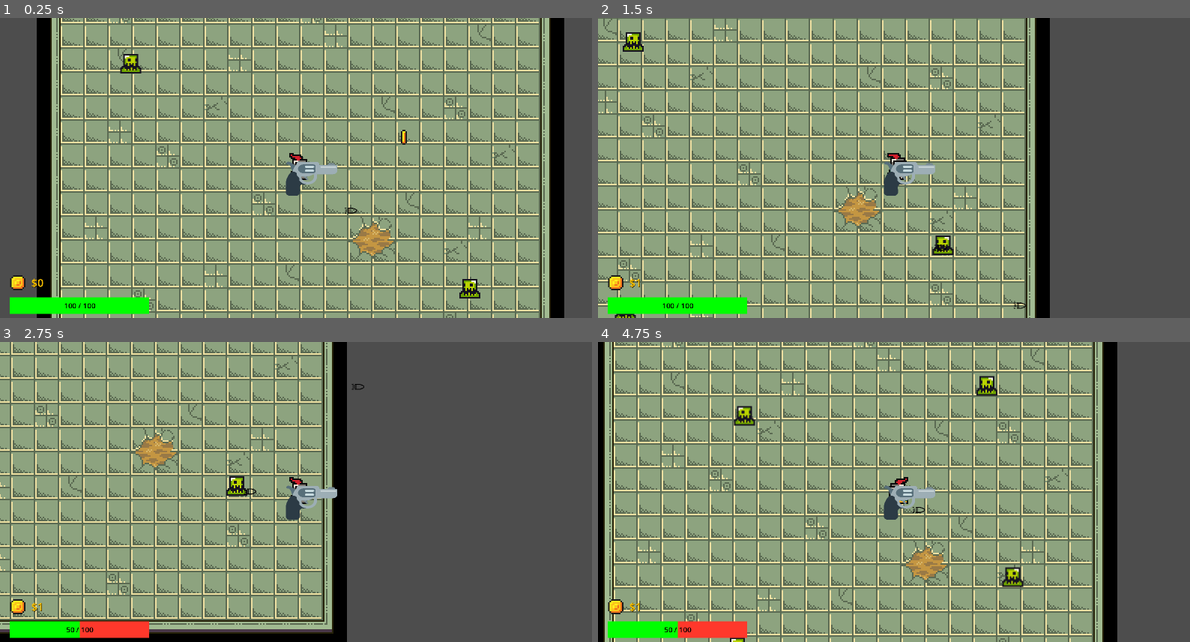
Above: before the commit, frames 1-4 (two rows, left to right).
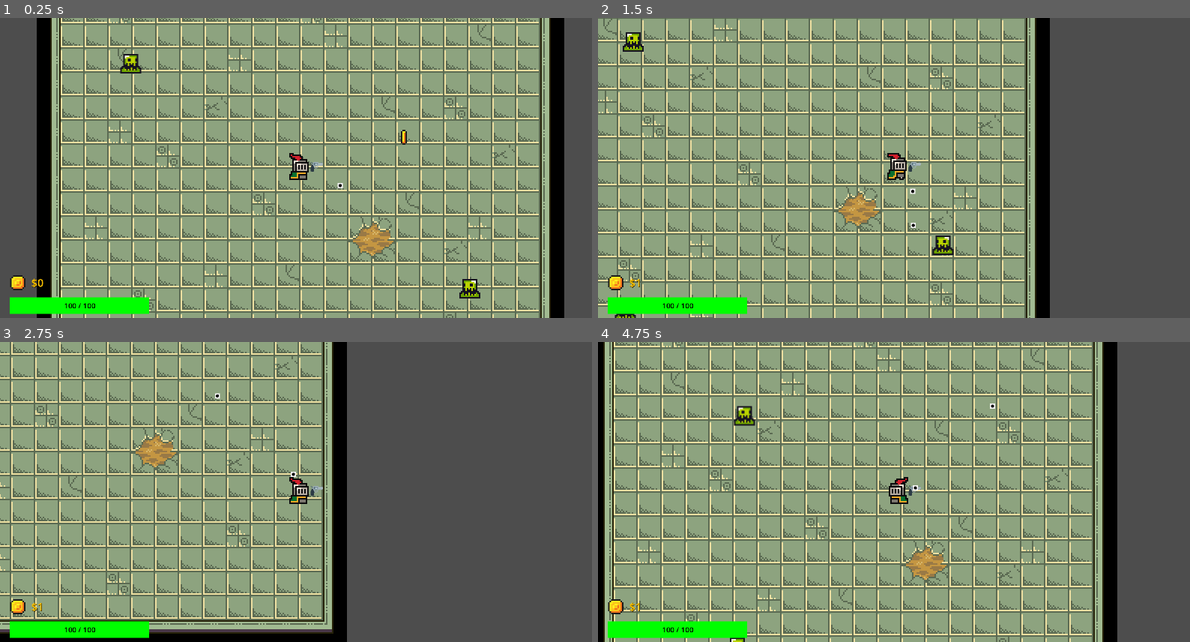
Above: after the commit, the same moments.

Repository: jtmchenry/2D-Roguelike-Game-Game-Jam-2025
Game: Godot game, scene res://levels/sandbox.tscn
The game is run twice, just before and just after one commit, with the same random seed, the same clock (stepped at 60 frames per second) and the same inputs.
Inputs:
- Up to frame 1 (0.25 s): no input
- Up to frame 2 (1.5 s): hold Right (move_right) 0.53-1.28 s; hold Down (move_down) from 1.28 s (still down)
- Up to frame 3 (2.75 s): release Down (move_down) at 2.03 s; hold Right (move_right) from 2.03 s (still down)
- Up to frame 4 (4.75 s): release Right (move_right) at 2.78 s; hold Up (move_up) 2.78-3.53 s; hold Left (move_left) from 3.53 s (still down)

The runs differ from the first frame. In frame 1, 0.6% of the frame differs, in the area x 48-61%, y 47-66%; in frame 2, 0.6%; in frame 3, 1.5%; in frame 4, 1.7%, in the area x 10-72%, y 11-99%.

Commit message:
we murder the enemies
bullets go brrrr

Diff:
--- a/2d-roguelike/levels/sandbox.tscn
+++ b/2d-roguelike/levels/sandbox.tscn
@@ -30,7 +30,7 @@
 position = Vector2(-2, -2)
 
 [node name="Weapon" parent="Player" instance=ExtResource("3_7he1i")]
-position = Vector2(3, 6)
+position = Vector2(11.4, -0.8)
 bullet_scene = ExtResource("5_0glgv")
 
 [node name="Coin" parent="." instance=ExtResource("7_llpag")]
--- a/2d-roguelike/monster/monster.gd
+++ b/2d-roguelike/monster/monster.gd
@@ -7,7 +7,6 @@
 @onready var collider = $CollisionShape2D
 @onready var damage_timer = $Timer
 @onready var animated_sprite = $AnimatedSprite2D
-
 
 func _ready() -> void:
 	damage_timer.connect("timeout", _damage_player)
@@ -47,3 +46,10 @@
 func _damage_player() -> void:
 	player.health.hit(damage)
 	return
+
+func take_damage(damage: float):
+	$Health.hit(damage);
+	if($Health.health <= 0):
+		queue_free()
+
+	print_debug($Health.health)
--- a/2d-roguelike/player/Bullet.tscn
+++ b/2d-roguelike/player/Bullet.tscn
@@ -1,22 +1,24 @@
 [gd_scene load_steps=4 format=3 uid="uid://ppshjh2npp44"]
 
 [ext_resource type="Script" uid="uid://b85d7eauh5yah" path="res://player/bullet.gd" id="1_sbiib"]
-[ext_resource type="Texture2D" uid="uid://dh44q51omvwau" path="res://icons/bullet.png" id="2_4sosn"]
+[ext_resource type="Texture2D" uid="uid://rr5va0ift05q" path="res://icons/9b91aada2439fe652a512ded67218623.jpg" id="2_sbiib"]
 
 [sub_resource type="CircleShape2D" id="CircleShape2D_h6gl0"]
 
-[node name="BulletSpawner" type="Area2D"]
-collision_mask = 2
+[node name="BulletSpawner" type="Node2D"]
 script = ExtResource("1_sbiib")
 
-[node name="BulletHitBox" type="CollisionShape2D" parent="."]
+[node name="Bullet" type="Area2D" parent="."]
+collision_layer = 3
+collision_mask = 3
+
+[node name="BulletHitBox" type="CollisionShape2D" parent="Bullet"]
 shape = SubResource("CircleShape2D_h6gl0")
 
-[node name="BulletIcon" type="Sprite2D" parent="."]
-position = Vector2(-10, 1.90735e-06)
-scale = Vector2(0.0976563, 0.128906)
-texture = ExtResource("2_4sosn")
+[node name="BulletIcon" type="Sprite2D" parent="Bullet"]
+scale = Vector2(0.0229778, 0.0232296)
+texture = ExtResource("2_sbiib")
 
-[node name="AttackSpeed" type="Timer" parent="."]
+[node name="AttackSpeed" type="Timer" parent="Bullet"]
 
-[connection signal="area_entered" from="." to="." method="_on_area_entered"]
+[connection signal="body_entered" from="Bullet" to="." method="_on_bullet_body_entered"]
--- a/2d-roguelike/player/Weapon.tscn
+++ b/2d-roguelike/player/Weapon.tscn
@@ -14,8 +14,8 @@
 shape = SubResource("CircleShape2D_pbc1m")
 
 [node name="Sprite2D" type="Sprite2D" parent="."]
-position = Vector2(5, 1)
-scale = Vector2(-0.00842354, 0.00686791)
+position = Vector2(0, 7.10543e-15)
+scale = Vector2(-0.00201623, 0.00193292)
 texture = ExtResource("2_1lt5w")
 
 [node name="ShootingPoint" type="Marker2D" parent="Sprite2D"]
--- a/2d-roguelike/player/bullet.gd
+++ b/2d-roguelike/player/bullet.gd
@@ -1,21 +1,22 @@
-extends Area2D
+extends Node2D
 
 var travelled_distance = 0
 @export var speed: float = 500.0
+@export var range: float = 350.0
 var direction: Vector2 = Vector2.ZERO
 
 func _physics_process(delta: float):
-	const SPEED = 1000
-	const RANGE = 350
 
-	position += direction * SPEED * delta
+	position += direction * speed * delta
 
-	travelled_distance =+ SPEED * delta
-	if travelled_distance > RANGE:
+	travelled_distance =+ speed * delta
+
+	if travelled_distance > range:
 		queue_free()
 
 
-func _on_area_entered(area):
-	if area.is_in_group("Enemies"):
-		area.take_damage(1)
-		queue_free()
+func _on_bullet_body_entered(body: Node2D) -> void:
+	if body.is_in_group("Enemies"):
+		if body.has_method("take_damage"):
+			body.take_damage(25)
+		queue_free()  # destroy bullet
--- a/2d-roguelike/player/weapon.gd
+++ b/2d-roguelike/player/weapon.gd
@@ -22,7 +22,6 @@
 	var closest_enemy: CharacterBody2D = null
 	var closest_distance = INF
 	for body in get_overlapping_bodies():
-		print_debug("Checking body: ", body.name, " in group: ", body.is_in_group("Enemies"))
 		if body.is_in_group("Enemies"):
 			var dist = global_position.distance_to(body.global_position)
 			if dist < closest_distance:
Binary file added: 2d-roguelike/icons/9b91aada2439fe652a512ded67218623.jpg
Not shown, added: 2d-roguelike/icons/9b91aada2439fe652a512ded67218623.jpg.import
Not shown, added: 2d-roguelike/monster/monster.tscn3373952010.tmp
